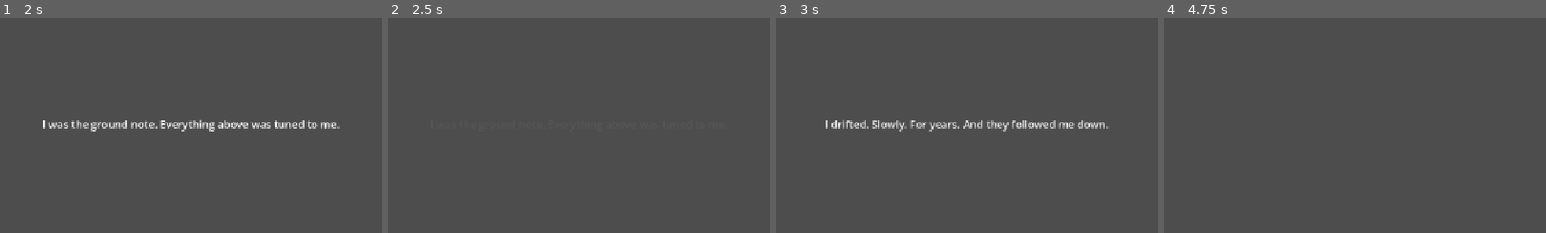
Above: before the commit, frames 1-4 (left to right).
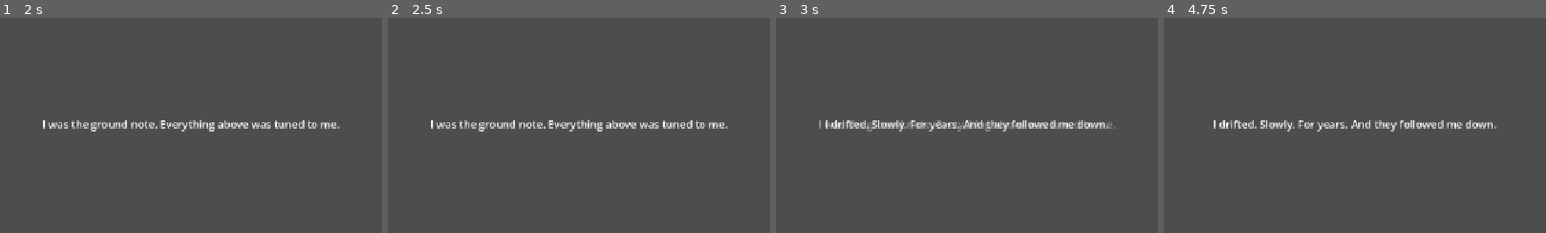
Above: after the commit, the same moments.

Repository: Babacooll/the-lost-choir
Game: Godot game, scene res://scenes/encounters/verse_bearer.tscn
The game is run twice, just before and just after one commit, with the same random seed, the same clock (stepped at 60 frames per second) and the same inputs. This scene is started directly instead of the project's main scene. Sound files missing from this copy of the repository are replaced by a short silence.
Inputs (mouse positions are % of the whole screen's width and height, from its top left):
- Up to frame 1 (2 s): tap Enter at 0.5 s; move the mouse to (72, 45) at 0.52 s; hold D (move_right) 0.53-1.25 s; tap K (answer) at 0.6 s; click (72, 45) at 0.67 s; tap Space (jump) at 0.77, 1.25 s; drag from (30, 55) to (45, 70) at 1.27 s
- Up to frame 2 (2.5 s): tap Enter at 2 s; move the mouse to (60, 28) at 2.02 s; hold D (move_right) from 2.03 s (still down); tap J (strike) at 2.1 s; tap K (answer) at 2.3 s
- Up to frame 3 (3 s): release D (move_right) at 2.75 s; tap Space (jump) at 2.75 s; drag from (45, 70) to (20, 35) at 2.77 s
- Up to frame 4 (4.75 s): tap Enter at 3.5 s; move the mouse to (80, 65) at 3.52 s; hold A (move_left) 3.53-4.25 s; hold Shift 3.53-4.25 s; tap Space (jump) at 3.77, 4.25 s; tap K (answer) at 3.8 s; drag from (20, 35) to (35, 25) at 4.27 s
The pictures show only the part of the screen within x 3-53%, y 39-89%; the shares and areas given below are measured in that part.

Frame 1 is identical in both runs. In frame 2, 1.8% of the frame differs, in the area x 11-89%, y 47-53%; in frame 3, 0.8%; in frame 4, 1.6%.

Commit message:
MICH-607 scope 1: hold R6 narrative lines for their full 1800ms of legibility (#26)
* MICH-607 scope 1: hold R6 narrative lines for their full 1800ms of legibility

Rule 4 (§3.2) measures the 1800ms legibility floor from the end of the
200ms fade-in, not from line onset, and clears a line when the next
line begins or that floor is reached, whichever is later. The old
implementation nested fade-in/hold/fade-out inside a single 1800ms
budget (1300ms of actual full opacity) and left a ~400ms blank gap
before the next line released. The release gate in
_maybe_release_narrative_line now opens at onset + 2000ms, and a
release swaps text in the same instant it clears the outgoing line so
there is no blank interval on a clean run. The last line has no
successor to clear it, so it fades itself out once its own floor is
reached.

Phrase timing (NOTE_SPACING_MS, NOTE_LEAD_MS, MISS_SILENCE_MS, fade
durations) is untouched.

Co-authored-by: multica-agent <github@multica.ai>

* MICH-607 remediation: true crossfade on narrative line-to-line clears

Engineering Reviewer found the "next line begins" release did a
same-frame hard cut (old label hidden, new one started at alpha 0),
producing a one-frame fully-blank swap on every non-final line — a
smaller instance of the defect this issue exists to fix. Engineering
Lead ruled the single-Label constraint was an implementation detail,
not something rule 4 was written around, and directed a second label
for a genuine overlap.

Adds NarrativeLayer/LabelB to the verse_bearer scene. The two labels
ping-pong: on a release, the outgoing line starts an independent
300ms fade-out on its label while the incoming line fades in over its
own 200ms on the other label, running concurrently. The final line's
self-clear path (no successor to release it) is untouched — still a
single label fading itself out after its own floor.

Rewrote test_no_blank_interval_between_consecutive_narrative_lines to
assert on actual on-screen label alpha (hidden labels don't count)
instead of _line_visible, which flips false->true inside one call and
could never observe an in-between state. Also fixed a sampling bug in
that test: it stopped as soon as narrative_lines_delivered() reached 2,
before the frame after the swap where a hard-cut's dip would actually
be visible — extended the window to keep sampling ~20 more ticks past
the swap. Verified against a scratch hard-cut variant (independent
300ms fade replaced with an instant hide) that the rewritten test
fails (0.083 measured, well under the 0.95 threshold) before
confirming it passes against the real crossfade.

Tightened test_narrative_line_holds_full_legibility_for_1800ms_after_fade_in
to assert modulate.a == 1.0 through the hold, not just elapsed time.

Co-authored-by: multica-agent <github@multica.ai>

---------

Co-authored-by: multica-agent <github@multica.ai>

Diff:
--- a/scenes/encounters/verse_bearer.tscn
+++ b/scenes/encounters/verse_bearer.tscn
@@ -22,3 +22,11 @@
 offset_bottom = 440.0
 horizontal_alignment = 1
 autowrap_mode = 2
+
+[node name="LabelB" type="Label" parent="NarrativeLayer"]
+offset_left = 40.0
+offset_top = 400.0
+offset_right = 600.0
+offset_bottom = 440.0
+horizontal_alignment = 1
+autowrap_mode = 2
--- a/scripts/encounters/restoration_encounter.gd
+++ b/scripts/encounters/restoration_encounter.gd
@@ -19,9 +19,18 @@
 const SHORTEN_TO_2_AFTER_FAILURES: int = 2
 const SHORTEN_TO_1_AFTER_FAILURES: int = 4
 
+## Minimum time a line stays fully legible, measured from the end of its
+## 200 ms fade-in (§3.2 rule 4) — not from the line's onset. A line's
+## earliest possible release-gate opening is therefore fade-in + this, i.e.
+## LINE_RELEASE_GATE_MS below.
 const LINE_MIN_HOLD_MS: float = 1800.0
 const LINE_FADE_IN_MS: float = 200.0
 const LINE_FADE_MS: float = 300.0
+## Elapsed time since a line's onset at which it becomes eligible to be
+## cleared by the next line's release. Reaching this mark does not clear the
+## line by itself — it only opens the gate; the line still holds until the
+## next line's release actually happens (§3.2 rule 4's "whichever is later").
+const LINE_RELEASE_GATE_MS: float = LINE_FADE_IN_MS + LINE_MIN_HOLD_MS
 const MAX_NARRATIVE_LINES: int = 4
 
 const REGISTER_NAME := "verse_bearer"
@@ -56,10 +65,31 @@
 
 var _narrative_index: int = 0
 var _line_visible: bool = false
-var _line_hold_remaining_ms: float = 0.0
+var _line_elapsed_ms: float = 0.0
+## True when the currently visible line is the last one that will ever be
+## shown (no successor can arrive to release it) — only then does it fade
+## itself out once its own legibility floor is reached (§3.2 rule 4's
+## degenerate case: no "next line begins" event will ever come).
+var _line_is_final: bool = false
 var _current_line_text: String = ""
 
+## Which of the two labels (0 = _label, 1 = _label_b) currently holds the
+## line tracked by _line_visible / _line_elapsed_ms. The two labels ping-pong
+## on every non-final release so an outgoing line's 300 ms fade-out can run
+## on one label while the incoming line's 200 ms fade-in runs on the other —
+## a genuine overlap, not a sequential hide-then-show (§3.2 rule 4).
+var _active_label_index: int = 0
+
+## The line clearing on the label _not_ currently active, mid its own
+## independent 300 ms fade-out timer. Only ever set on a "next line begins"
+## release — the final line's self-clear still runs through _line_elapsed_ms
+## on the single active label, untouched by this.
+var _outgoing_active: bool = false
+var _outgoing_elapsed_ms: float = 0.0
+var _outgoing_index: int = -1
+
 @onready var _label: Label = get_node_or_null("NarrativeLayer/Label")
+@onready var _label_b: Label = get_node_or_null("NarrativeLayer/LabelB")
 
 
 func _ready() -> void:
@@ -70,7 +100,13 @@
 	_emitter.tell_missed.connect(_on_note_missed)
 	if _label != null:
 		_label.hide()
+	if _label_b != null:
+		_label_b.hide()
 	_open_note()
+
+
+func _label_for(index: int) -> Label:
+	return _label if index == 0 else _label_b
 
 
 func _find_player() -> void:
@@ -184,43 +220,81 @@
 func _maybe_release_narrative_line() -> void:
 	if _narrative_index >= MAX_NARRATIVE_LINES or _narrative_index >= NARRATIVE_LINES.size():
 		return
-	if _line_hold_remaining_ms > 0.0:
-		return  # the previous line's minimum hold hasn't expired — try the next gap
+	if _line_visible and _line_elapsed_ms < LINE_RELEASE_GATE_MS:
+		return  # the current line hasn't held its full 1800 ms of legibility yet
+	if _line_visible:
+		# The next line begins now: the outgoing line starts its own 300 ms
+		# fade-out on its label while the incoming line fades in on the other
+		# one, overlapping — a true crossfade, not a hide-then-show, so there
+		# is no blank frame between them (§3.2 rule 4).
+		_outgoing_active = true
+		_outgoing_elapsed_ms = 0.0
+		_outgoing_index = _narrative_index - 1
+		_active_label_index = 1 - _active_label_index
 	_show_line(_narrative_index)
 	_narrative_index += 1
 
 
 func _show_line(index: int) -> void:
 	_line_visible = true
-	_line_hold_remaining_ms = LINE_MIN_HOLD_MS
+	_line_elapsed_ms = 0.0
+	_line_is_final = index + 1 >= MAX_NARRATIVE_LINES or index + 1 >= NARRATIVE_LINES.size()
 	_current_line_text = NARRATIVE_LINES[index]
-	if _label != null:
-		_label.text = _current_line_text
-		_label.modulate.a = 0.0
-		_label.show()
+	var label := _label_for(_active_label_index)
+	if label != null:
+		label.text = _current_line_text
+		label.modulate.a = 0.0
+		label.show()
 	line_shown.emit(index, _current_line_text)
 
 
+## Only the final line's self-clear (no successor to release it) still goes
+## through this — a "next line begins" release clears the outgoing line via
+## the independent _outgoing_* fade in _tick_narrative instead.
+func _hide_current_line() -> void:
+	var index := _narrative_index - 1
+	_line_visible = false
+	var label := _label_for(_active_label_index)
+	if label != null:
+		label.hide()
+	line_hidden.emit(index)
+
+
 func _tick_narrative(delta_ms: float) -> void:
+	if _outgoing_active:
+		_outgoing_elapsed_ms += delta_ms
+		var outgoing_label := _label_for(1 - _active_label_index)
+		if _outgoing_elapsed_ms >= LINE_FADE_MS:
+			_outgoing_active = false
+			if outgoing_label != null:
+				outgoing_label.hide()
+			line_hidden.emit(_outgoing_index)
+		elif outgoing_label != null:
+			outgoing_label.modulate.a = 1.0 - clampf(_outgoing_elapsed_ms / LINE_FADE_MS, 0.0, 1.0)
+
 	if not _line_visible:
 		return
-	_line_hold_remaining_ms -= delta_ms
-	var elapsed_ms := LINE_MIN_HOLD_MS - _line_hold_remaining_ms
-	if _line_hold_remaining_ms <= LINE_FADE_MS:
-		var fade_t := clampf(_line_hold_remaining_ms / LINE_FADE_MS, 0.0, 1.0)
-		if _label != null:
-			_label.modulate.a = fade_t
-	elif elapsed_ms < LINE_FADE_IN_MS:
-		if _label != null:
-			_label.modulate.a = clampf(elapsed_ms / LINE_FADE_IN_MS, 0.0, 1.0)
-	else:
-		if _label != null:
-			_label.modulate.a = 1.0
-	if _line_hold_remaining_ms <= 0.0:
-		_line_visible = false
-		if _label != null:
-			_label.hide()
-		line_hidden.emit(_narrative_index - 1)
+	_line_elapsed_ms += delta_ms
+	var label := _label_for(_active_label_index)
+	if _line_elapsed_ms < LINE_FADE_IN_MS:
+		if label != null:
+			label.modulate.a = clampf(_line_elapsed_ms / LINE_FADE_IN_MS, 0.0, 1.0)
+		return
+	if not _line_is_final or _line_elapsed_ms < LINE_RELEASE_GATE_MS:
+		# Fully legible and waiting: either still inside its 1800 ms floor, or
+		# past it but holding for a successor that hasn't released yet — a
+		# line is a passive layer and never times itself out on a note clock.
+		if label != null:
+			label.modulate.a = 1.0
+		return
+	# The last line has no successor to release it, so once its own floor is
+	# reached it fades itself out (§3.2 rule 4's degenerate case).
+	var fade_elapsed_ms := _line_elapsed_ms - LINE_RELEASE_GATE_MS
+	if fade_elapsed_ms >= LINE_FADE_MS:
+		_hide_current_line()
+		return
+	if label != null:
+		label.modulate.a = 1.0 - clampf(fade_elapsed_ms / LINE_FADE_MS, 0.0, 1.0)
 
 
 func current_line_text() -> String:
--- a/tests/unit/test_restoration_encounter.gd
+++ b/tests/unit/test_restoration_encounter.gd
@@ -185,33 +185,115 @@
 	assert_eq(_encounter.state, _encounter.State.RESTORED)
 
 
-func test_narrative_line_holds_at_least_1800ms() -> void:
-	await _wait_until(func(): return _encounter._emitter.is_open())
-	await _press_answer()
-	await _wait_until(func(): return _encounter.narrative_lines_delivered() >= 1, 120)
-	assert_true(_encounter._line_visible, "the first line should show at the first gap")
-
-	# Keep answering every note that opens while the hold plays out, so no
-	# missed note's silence gap coincidentally lands on (and races) the
-	# 1800 ms hold boundary this test is asserting against — notes are
-	# spaced close enough to it (1100 ms) that an unanswered one would.
+## A label's alpha only counts while it's actually on screen — Label.hide()
+## leaves modulate.a untouched, so a hard cut (old label hidden at alpha 1.0,
+## new label just shown at alpha 0.0) would read as "1.0" on either label
+## alone and hide the very defect these tests exist to catch.
+func _visible_alpha(label: Label) -> float:
+	return label.modulate.a if label.visible else 0.0
+
+
+## §3.2 rule 4: full legibility is a minimum of 1800 ms measured from the end
+## of the 200 ms fade-in — a 2000 ms floor from the line's onset — not the
+## 1800-ms-from-onset window the pre-fix implementation held it for. Asserts
+## the actual rendered opacity throughout, not just elapsed time.
+func test_narrative_line_holds_full_legibility_for_1800ms_after_fade_in() -> void:
+	# The shared _encounter from before_each is a bare RestorationEncounterScript.new()
+	# (a plain Node2D) with no NarrativeLayer/Label child, so its _label is null and
+	# any assertion on _label would silently no-op the whole test body. This test
+	# needs the real label, so it instantiates the actual scene instead.
+	var encounter = VerseBearerScene.instantiate()
+	add_child_autofree(encounter)
+	encounter.global_position = Vector2(100, 20)
+	encounter.set_player(_player)
+	await get_tree().physics_frame
+	await get_tree().physics_frame
+
+	assert_not_null(encounter._label, "the scene-instantiated bearer must resolve a real NarrativeLayer/Label")
+	if encounter._label == null:
+		return  # nothing further to check without a label to observe
+
+	await _wait_until(func(): return encounter._emitter.is_open())
+	await _press_answer()
+	await _wait_until(func(): return encounter.narrative_lines_delivered() >= 1, 120)
+	assert_true(encounter._line_visible, "the first line should show at the first gap")
+
+	await _wait_until(func(): return encounter._label.modulate.a >= 1.0, 30)
+
+	# Keep answering every note that opens so a release attempt (a gap) keeps
+	# firing roughly every 1100 ms — close enough to the 2000 ms gate that an
+	# early gate would show up here as a premature swap to line 2.
+	var min_alpha_after_fade_in := 2.0
 	var ticks := 0
-	while ticks < 85:  # ~1.4 s — still short of the 1800 ms hold
-		if _encounter._emitter.is_open():
+	while encounter._line_elapsed_ms < 1900.0 and ticks < 200:
+		min_alpha_after_fade_in = minf(min_alpha_after_fade_in, _visible_alpha(encounter._label))
+		if encounter._emitter.is_open():
 			await _press_answer()
 		else:
 			await get_tree().physics_frame
 		ticks += 1
-	assert_true(_encounter._line_visible, "a line must not hide before its 1800 ms minimum hold elapses")
-
-	ticks = 0
-	while _encounter._line_visible and ticks < 60:
-		if _encounter._emitter.is_open():
+
+	assert_eq(encounter.narrative_lines_delivered(), 1,
+		"line 1 must still be the only line delivered just short of its 1800 ms full-legibility floor")
+	assert_true(encounter._line_visible, "line 1 must not hide before its full-legibility floor elapses")
+	assert_eq(min_alpha_after_fade_in, 1.0,
+		"line 1 must stay at full, on-screen opacity throughout its legibility floor, not just elapse in time")
+
+
+## §3.2 rule 4: a line clears over 300 ms when the next line begins, while the
+## incoming line fades in over its own 200 ms — a true crossfade, so combined
+## on-screen opacity across the two labels never drops toward 0 between two
+## consecutive lines on a clean run, unlike the pre-fix ~400 ms blank gap or a
+## same-frame hard cut (which this also catches, since a hidden label's alpha
+## does not count per _visible_alpha).
+func test_no_blank_interval_between_consecutive_narrative_lines() -> void:
+	var encounter = VerseBearerScene.instantiate()
+	add_child_autofree(encounter)
+	encounter.global_position = Vector2(100, 20)
+	encounter.set_player(_player)
+	await get_tree().physics_frame
+	await get_tree().physics_frame
+
+	assert_not_null(encounter._label, "the scene-instantiated bearer must resolve a real NarrativeLayer/Label")
+	assert_not_null(encounter._label_b, "the scene-instantiated bearer must resolve a second crossfade label")
+	if encounter._label == null or encounter._label_b == null:
+		return  # nothing further to check without both labels to observe
+
+	await _wait_until(func(): return encounter._emitter.is_open())
+	await _press_answer()
+	await _wait_until(func(): return encounter.narrative_lines_delivered() >= 1, 120)
+	assert_true(encounter._line_visible, "the first line should show at the first gap")
+
+	# Line 1's own 200 ms fade-in from 0 is expected and not the property
+	# under test — start tracking only once it has reached full opacity, so
+	# the measurement window covers just the swap to line 2.
+	await _wait_until(func(): return encounter._label.modulate.a >= 1.0, 30)
+
+	# Stopping as soon as narrative_lines_delivered() reaches 2 would miss the
+	# very frame the swap lands on — that flag flips synchronously inside the
+	# same release call that starts the crossfade, so an alpha dip a hard cut
+	# would produce only becomes observable on the *next* sample, one frame
+	# later. Keep sampling for a further 20 ticks (well past the 300 ms /
+	# ~18-frame fade-out) once the swap is seen, so the whole crossfade
+	# window is actually covered.
+	var min_combined_alpha := 2.0
+	var ticks := 0
+	var post_swap_ticks := 0
+	while post_swap_ticks < 20 and ticks < 260:
+		var combined := _visible_alpha(encounter._label) + _visible_alpha(encounter._label_b)
+		min_combined_alpha = minf(min_combined_alpha, combined)
+		if encounter.narrative_lines_delivered() >= 2:
+			post_swap_ticks += 1
+		if encounter._emitter.is_open():
 			await _press_answer()
 		else:
 			await get_tree().physics_frame
 		ticks += 1
-	assert_false(_encounter._line_visible, "a line must hide once its 1800 ms minimum hold (plus fade) elapses")
+
+	assert_eq(encounter.narrative_lines_delivered(), 2,
+		"line 2 should have released by now on a clean run of continuous answers")
+	assert_gt(min_combined_alpha, 0.95,
+		"combined on-screen opacity across the two labels must stay effectively continuous across the swap")
 
 
 func test_narrative_lines_match_the_approved_restoration_narrative() -> void:
